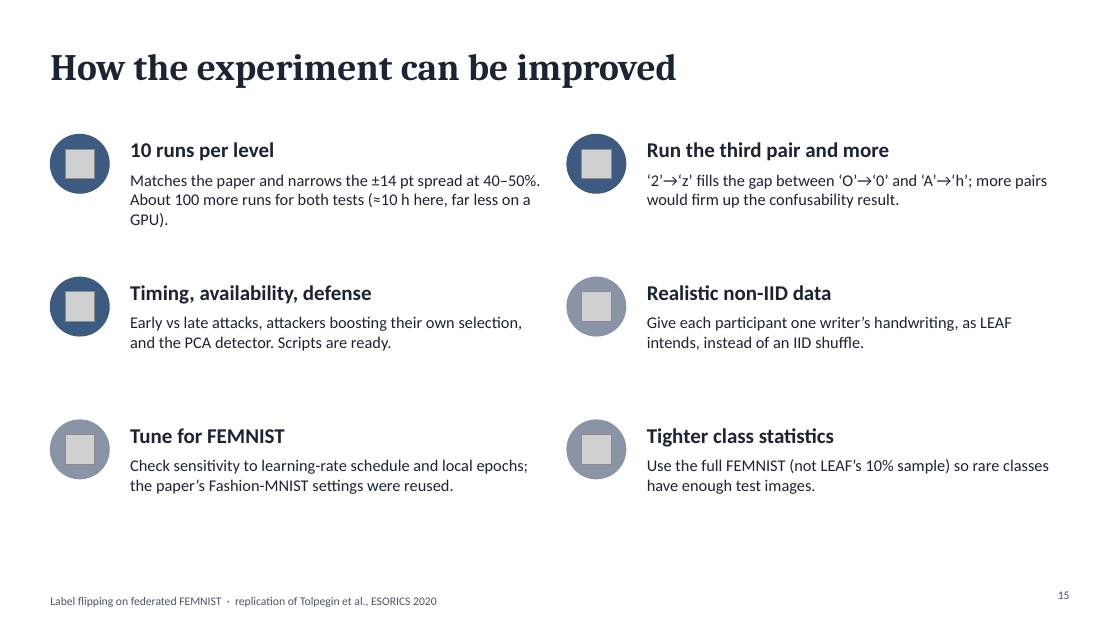
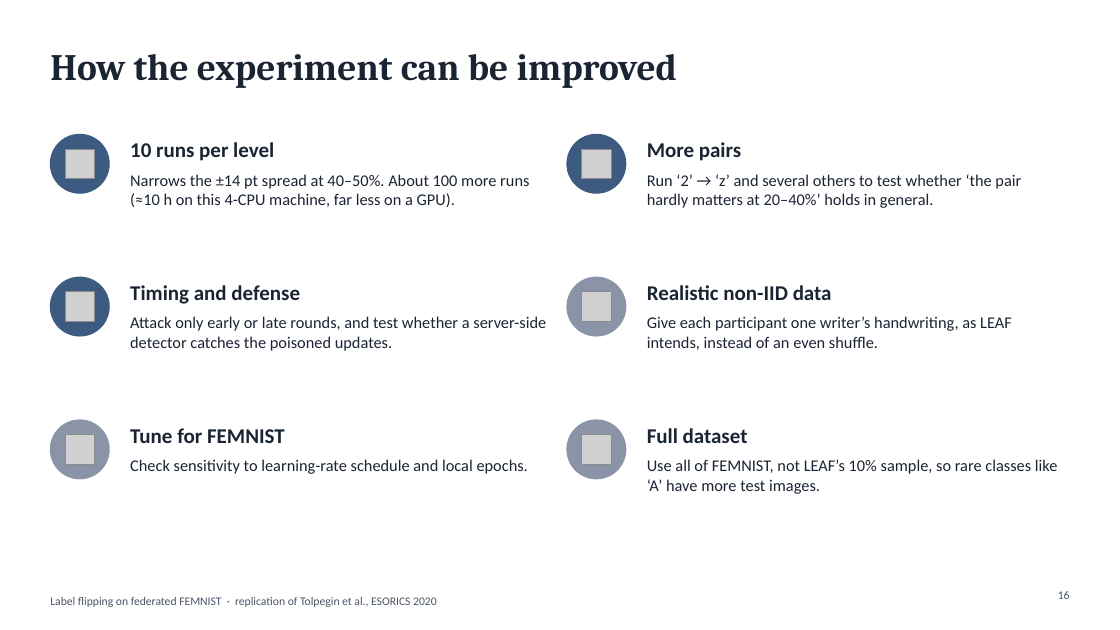
Before and after one commit to wetthamm/FederatedLearning, a slide deck: slide 16 of writeup/FEMNIST_label_flipping.pptx (slide 15 before the commit). Drawn at 1120x630 pixels with LibreOffice and Linux fonts; fonts in the diff are those of the drawing; grey boxes stand for pictures. Boxes give left, top, right and bottom in pixels: in the first picture for what was removed or moved away, otherwise in the second. Text is boxed around its words. In the diff, an @@ line names an element or a change of style, - is before the commit and + after.

```diff
--- a/writeup/FEMNIST_label_flipping.pptx
+++ b/writeup/FEMNIST_label_flipping.pptx
@@ text at (647, 142, 741, 161): text changed @@
-Run the third pair and more
+More pairs
@@ text at (130, 174, 529, 207): text changed @@
-Matches the paper and narrows the ±14 pt spread at 40–50%. About 100 more runs for both tests (≈10 h here, far less on a GPU).
+Narrows the ±14 pt spread at 40–50%. About 100 more runs (≈10 h on this 4-CPU machine, far less on a GPU).
@@ text at (647, 174, 1021, 208): text changed @@
-‘2’→‘z’ fills the gap between ‘O’→‘0’ and ‘A’→‘h’; more pairs would firm up the confusability result.
+Run ‘2’ → ‘z’ and several others to test whether ‘the pair hardly matters at 20–40%’ holds in general.
@@ text at (130, 285, 300, 304): text changed @@
-Timing, availability, defense
+Timing and defense
@@ text at (130, 316, 546, 351): text changed @@
-Early vs late attacks, attackers boosting their own selection, and the PCA detector. Scripts are ready.
+Attack only early or late rounds, and test whether a server-side detector catches the poisoned updates.
@@ text at (647, 316, 1012, 350): text changed @@
-Give each participant one writer’s handwriting, as LEAF intends, instead of an IID shuffle.
+Give each participant one writer’s handwriting, as LEAF intends, instead of an even shuffle.
@@ text at (647, 428, 748, 443): text changed @@
-Tighter class statistics
+Full dataset
@@ text at (130, 459, 528, 474): text changed @@
-Check sensitivity to learning-rate schedule and local epochs; the paper’s Fashion-MNIST settings were reused.
+Check sensitivity to learning-rate schedule and local epochs.
@@ text at (647, 459, 1058, 494): text changed @@
-Use the full FEMNIST (not LEAF’s 10% sample) so rare classes have enough test images.
+Use all of FEMNIST, not LEAF’s 10% sample, so rare classes like ‘A’ have more test images.
@@ page number at (1058, 591, 1070, 599): text changed @@
-15
+16
```
Also in this commit, not shown: 13 other slides changed, 3 slides added, 2 slides removed, 12 other files.
